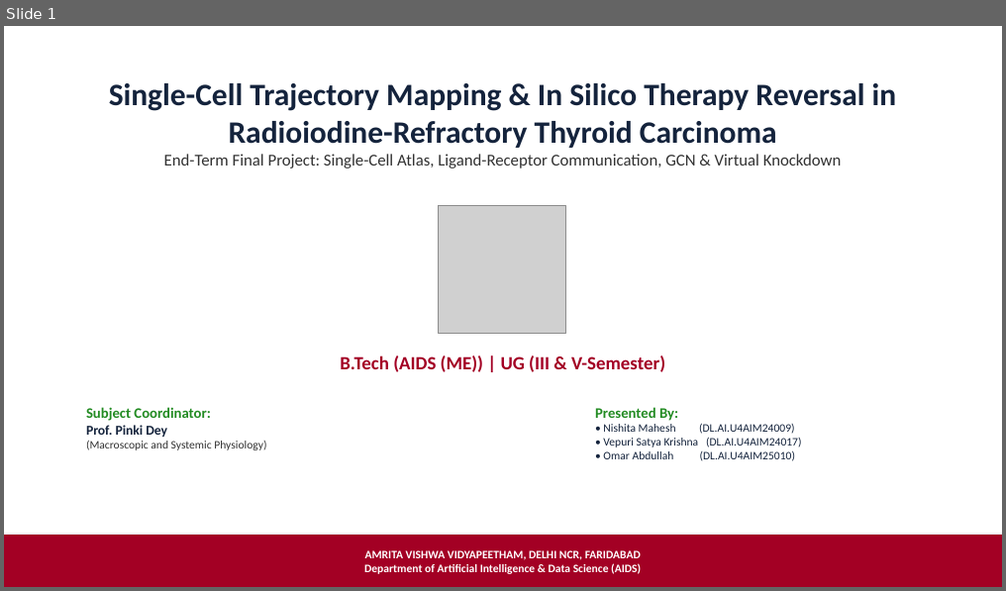
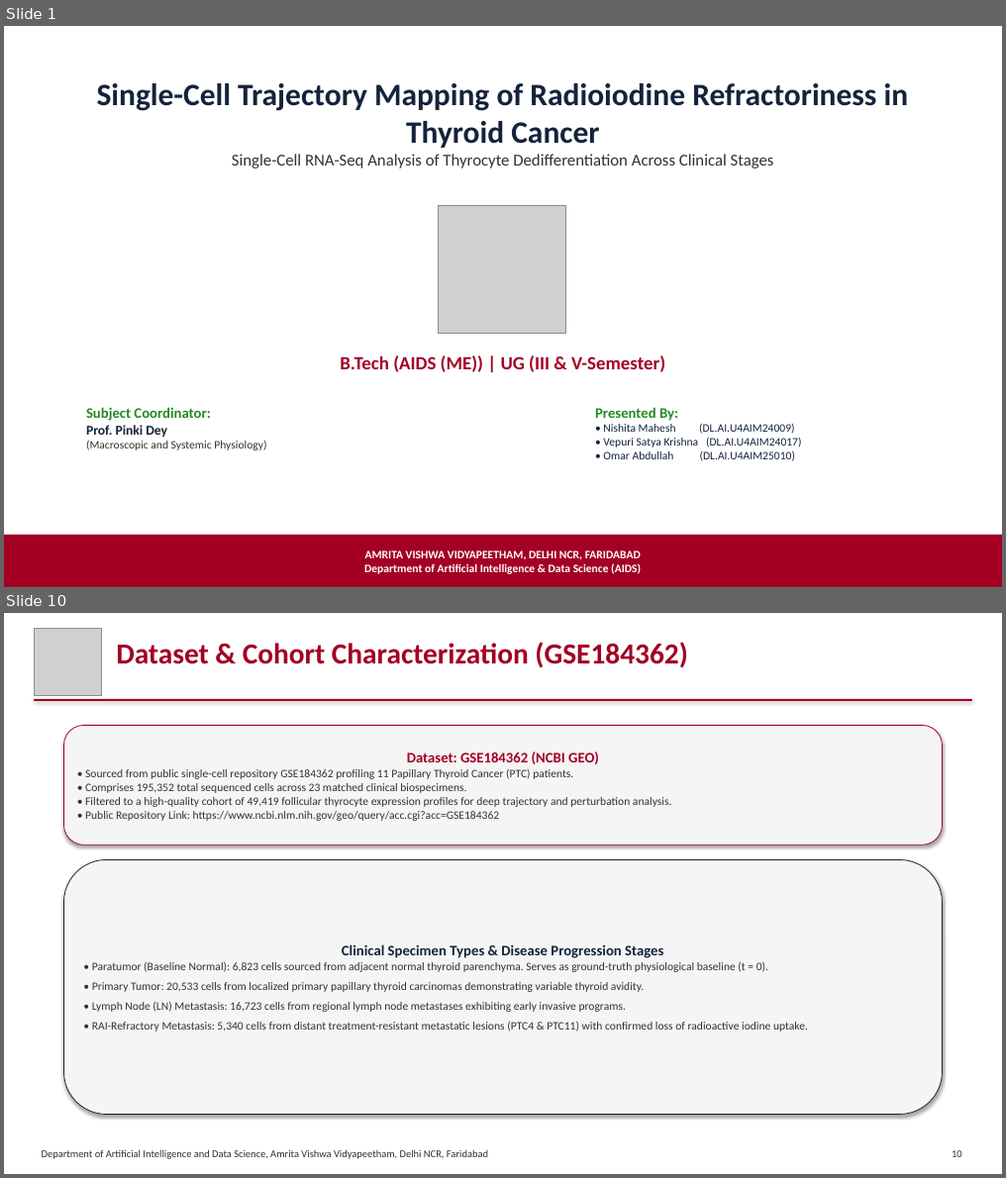
Before and after one commit to SatyaKrishna2811/thyroid_scRNA, a slide deck: Single-Cell Trajectory Mapping of Radioiodine Refractoriness in Thyroid Cancer_EndTerm.pptx. Shown one above the other, each under a label of ours: slide 1 before the commit, slides 1 and 10 after it; the slides between them are not shown. The pictures are 1006x591 and 1006x1178 pixels, drawn with LibreOffice and Linux fonts; fonts in the diff are those of the drawing; grey boxes stand for pictures. Boxes give left, top, right and bottom in pixels: in the first picture for what was removed or moved away, otherwise in the second. Text is boxed around its words. In the diff, an @@ line names an element or a change of style, - is before the commit and + after.

Commit message:
Update end-term PPTX to 21 slides: add missing objectives, pipeline, tools, dataset, and atlas annotation slides

```diff
--- a/Single-Cell Trajectory Mapping of Radioiodine Refractoriness in Thyroid Cancer_EndTerm.pptx
+++ b/Single-Cell Trajectory Mapping of Radioiodine Refractoriness in Thyroid Cancer_EndTerm.pptx
@@ slide 10 added at (4, 613, 1002, 1174), background #FFFFFF @@
@@ picture added at (34, 628, 101, 695) @@
@@ text added at (116, 642, 687, 668), 28 pt, text #A30024, bold @@
+Dataset & Cohort Characterization (GSE184362)
@@ rectangle added at (34, 699, 972, 700), fill #A30024, outline #A30024 0.75 pt @@
@@ rounded rectangle added at (63, 725, 943, 845), fill #F5F5F5, outline #A30024 0.75 pt, 11 pt, text #323232 @@
+Dataset: GSE184362 (NCBI GEO)
+• Sourced from public single-cell repository GSE184362 profiling 11 Papillary Thyroid Cancer (PTC) patients.
+• Comprises 195,352 total sequenced cells across 23 matched clinical biospecimens.
+• Filtered to a high-quality cohort of 49,419 follicular thyrocyte expression profiles for deep trajectory and perturbation analysis.
+• Public Repository Link: https://www.ncbi.nlm.nih.gov/geo/query/acc.cgi?acc=GSE184362
@@ rounded rectangle added at (63, 861, 943, 1115), fill #F5F5F5, outline #14233C 0.75 pt, 11 pt, text #323232 @@
+Clinical Specimen Types & Disease Progression Stages
+• Paratumor (Baseline Normal): 6,823 cells sourced from adjacent normal thyroid parenchyma. Serves as ground-truth physiological baseline (t = 0).
+• Primary Tumor: 20,533 cells from localized primary papillary thyroid carcinomas demonstrating variable thyroid avidity.
+• Lymph Node (LN) Metastasis: 16,723 cells from regional lymph node metastases exhibiting early invasive programs.
+• RAI-Refractory Metastasis: 5,340 cells from distant treatment-resistant metastatic lesions (PTC4 & PTC11) with confirmed loss of radioactive iodine uptake.
@@ text added at (42, 1150, 488, 1159), 10 pt, text #323232 @@
+Department of Artificial Intelligence and Data Science, Amrita Vishwa Vidyapeetham, Delhi NCR, Faridabad
@@ text added at (951, 1151, 962, 1157), 10 pt, text #323232 @@
+10
@@ slide 1 changed as well @@
@@ text at (97, 83, 909, 169): text changed; size 30 to 16 pt; text colour #14233C to #323232; bold off @@
-Single-Cell Trajectory Mapping & In Silico Therapy Reversal in Radioiodine-Refractory Thyroid Carcinoma
-End-Term Final Project: Single-Cell Atlas, Ligand-Receptor Communication, GCN & Virtual Knockdown
+Single-Cell Trajectory Mapping of Radioiodine Refractoriness in Thyroid Cancer
+Single-Cell RNA-Seq Analysis of Thyrocyte Dedifferentiation Across Clinical Stages
```
Also in this commit, not shown: 14 other slides changed, 4 other slides added.
